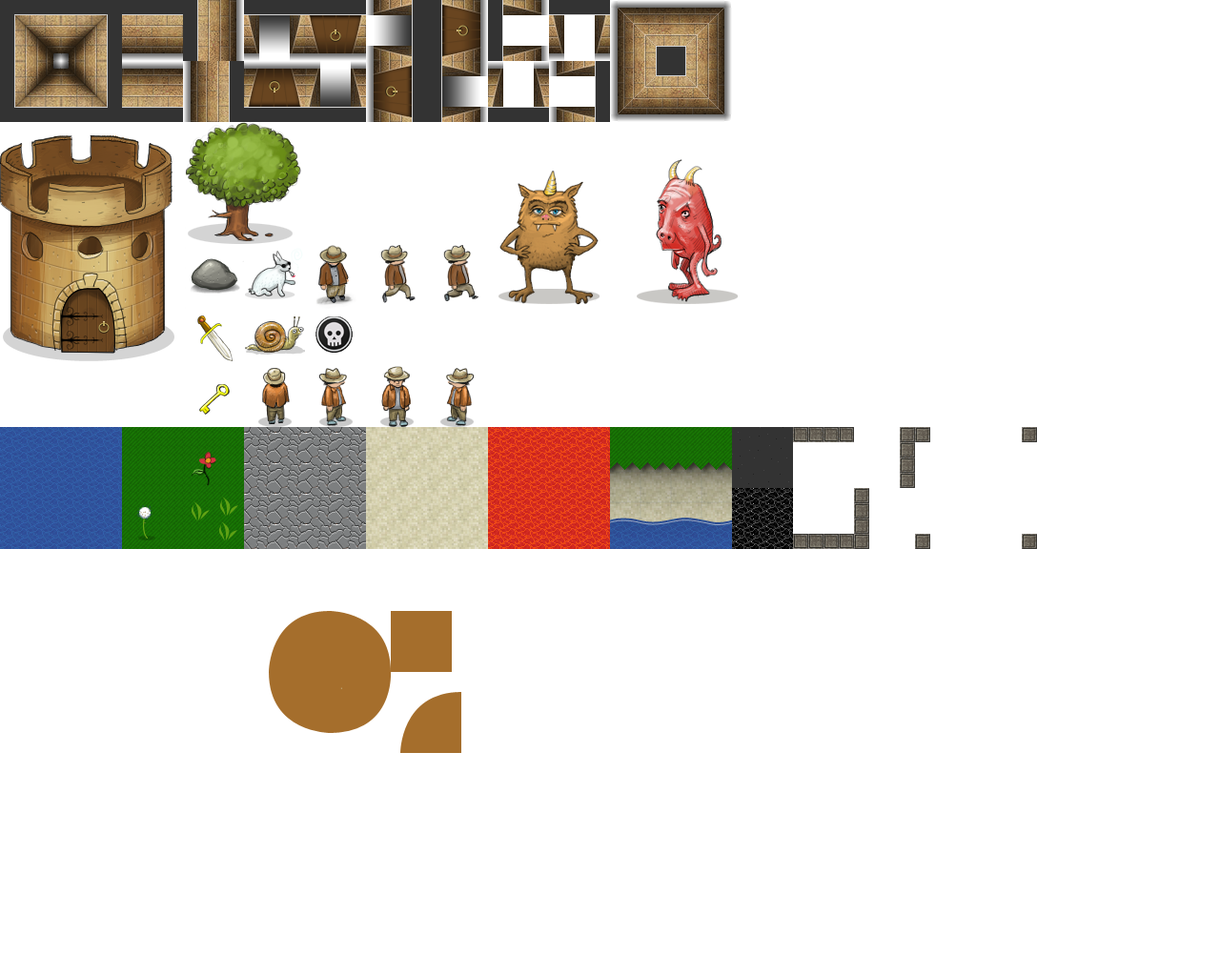
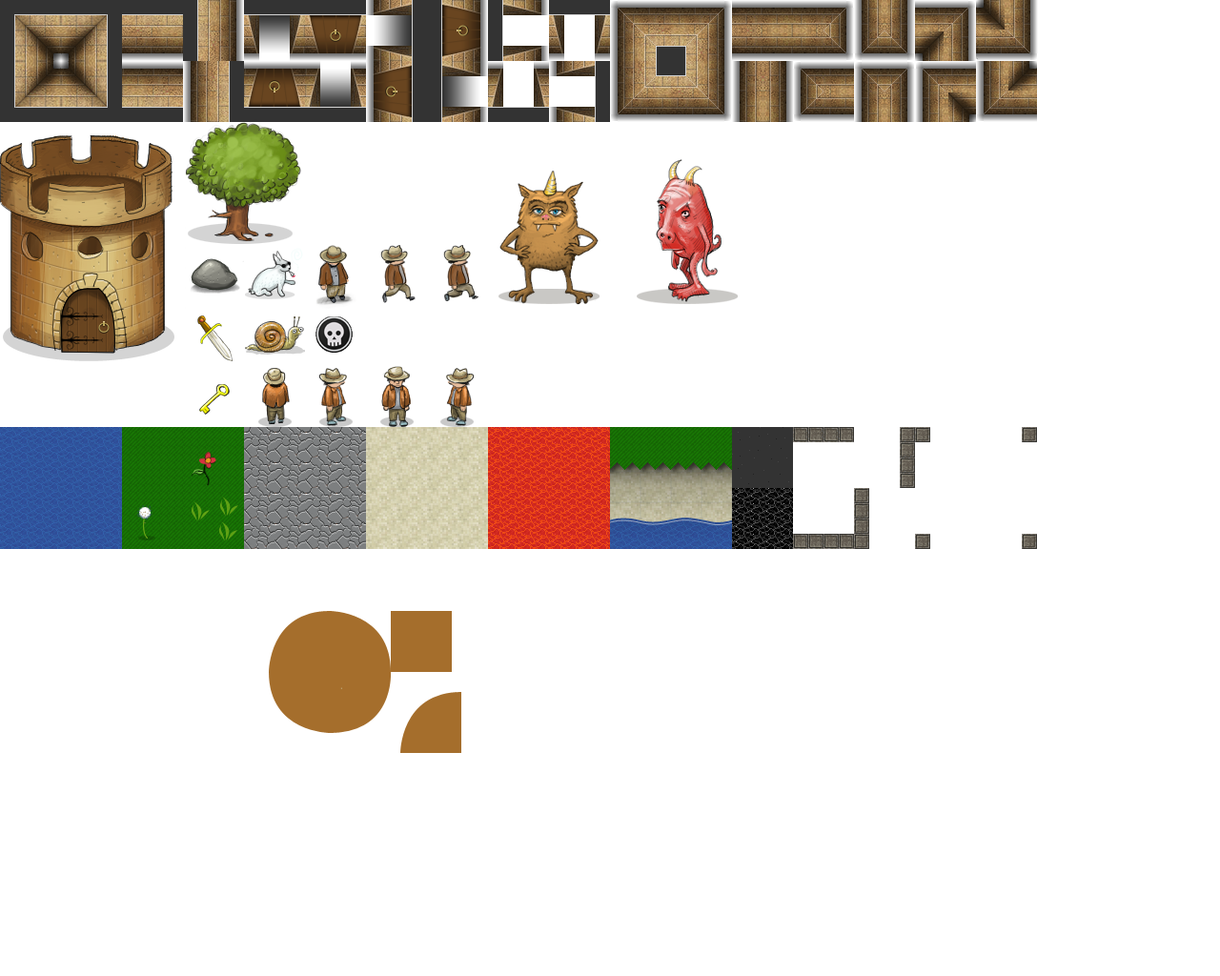
Layered file, before and after one edit (1220 × 976). Changes by layer:
added layer "Layer 14" above "Layer 16" over [976, 61, 1038, 123]
added layer "Layer 16" above "Layer 15" over [975, 0, 1039, 62]
added layer "Layer 15" above "Layer 11" over [915, 61, 977, 123]
added layer "Layer 11" above "Layer 5" over [915, 0, 977, 62]
added layer "Layer 5" above "Layer 4" over [854, 61, 916, 123]
painted on "Layer 4" over [732, 0, 916, 123]
painted on "Layer 3" over [732, 61, 855, 123]
added layer "Layer 2" above "Layer 1" over [793, 0, 855, 62]
painted on "Layer 1" over [732, 0, 794, 123]
